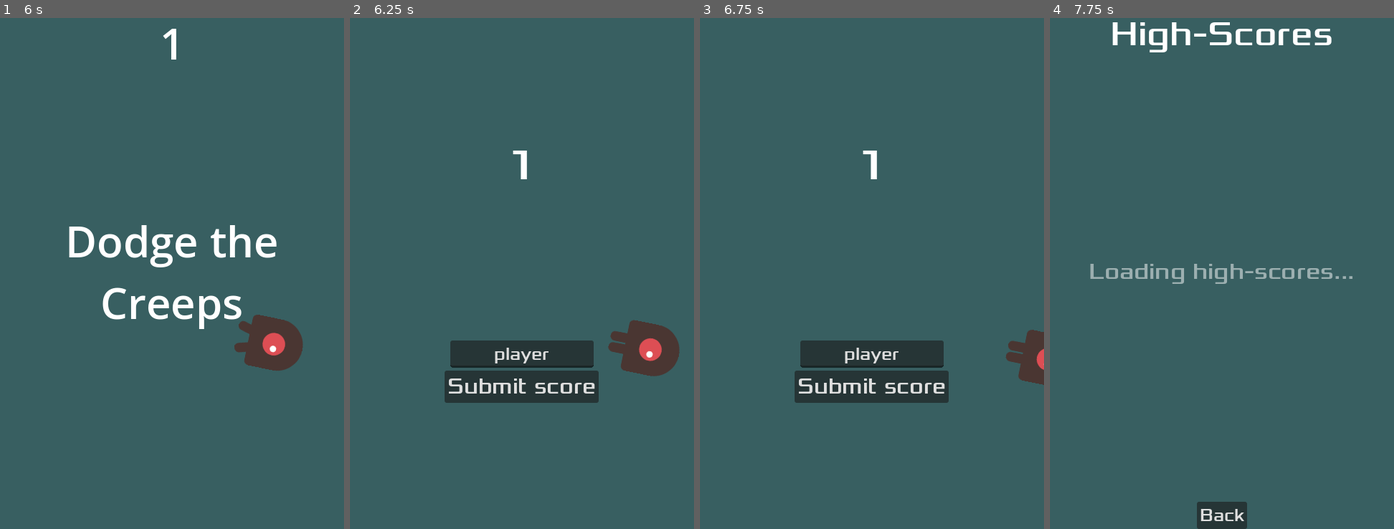
Above: before the commit, frames 1-4 (left to right).
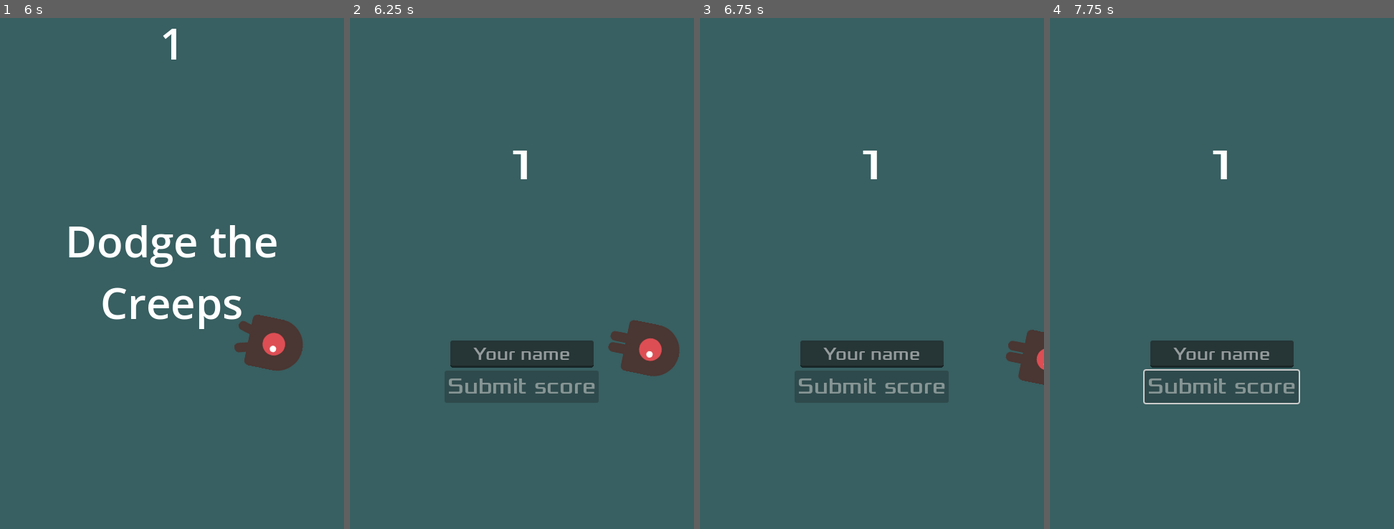
Above: after the commit, the same moments.

Repository: Infini-Creation/Dodge-The-Creeps-LootLocker-Leaderboard-Demo
Game: Godot game, scene res://Main.tscn
Two runs of this game, one before a commit and one after it. Both use one fixed random seed, a clock stepped at 60 frames per second and the inputs below.
Inputs (mouse positions are in pixels of both pictures, inside the frame that each line leads up to):
- Up to frame 1 (6 s): click "Start" at 0.5 s; tap Enter at 1.25 s; hold D (move_right) 1.28-2.03 s; hold S (move_down) 2.03-2.78 s; hold D (move_right) 2.78-3.53 s; hold W (move_up) 3.53-4.28 s; hold A (move_left) 4.28-5.78 s; hold S (move_down) from 5.78 s (still down)
- Up to frame 2 (6.25 s): keep holding S (move_down)
- Up to frame 3 (6.75 s): release S (move_down) at 6.53 s; hold D (move_right) from 6.53 s (still down)
- Up to frame 4 (7.75 s): release D (move_right) at 7.25 s; click (1222, 385) at 7.25 s, where only the run before the commit has a clickable "Submit score"

Frame 1 is identical in both runs. In frame 2, 0.8% of the frame differs, in the area x 28-72%, y 64-74%; in frame 3, 0.8%; in frame 4, 5.8%, in the area x 11-88%, y 0-100%.
Error after the commit: Invalid access to property or key 'Name' on a base object of type 'Dictionary'. (res://submitScore.gd:9)

Commit message:
Update global.gd
better variable name

Diff:
--- a/dodge_the_creeps/global.gd
+++ b/dodge_the_creeps/global.gd
@@ -1,7 +1,7 @@
 extends Node
 
 var PLAYER_DATA : Dictionary = {
-	"Name" : "player",
+	"player_name" : "player",
 	"SessionToken" : "",
 	"player_identifier": "",
 	"public_uid": "",
